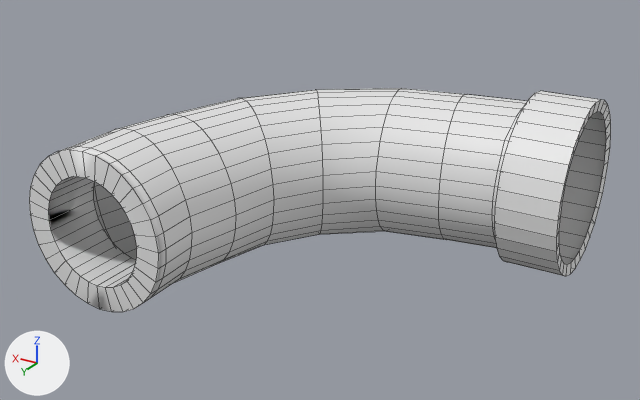
One commit to the Blender file fbx/obj_fix/pipe.blend: the scene before it, then after it.
Rendered twice from a 50 mm camera at (-0.363, 0.691, 0.319) aimed at (0.034, 0.028, -0.012). The lights are fixed; the arrows at lower left show +X, +Y and +Z. Mesh edges are drawn as thin lines. The same objects are shown in both versions, whatever each file hides.

Objects in the first picture: 'Lpipe'.
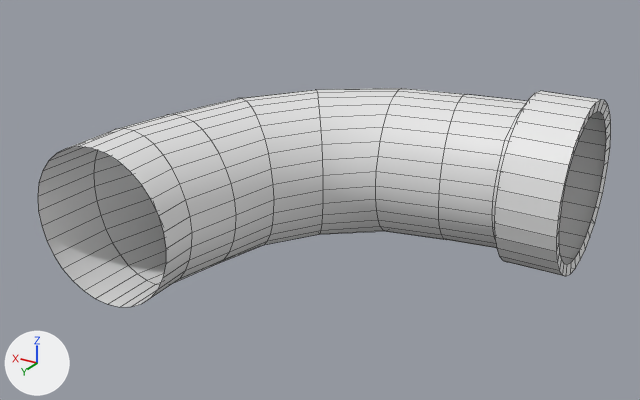
The edits, one by one:
me_실린더_005 is used by ob_lpipe; location (0.0, 0.0, 0.0); rotation (1.571, 0.0, 1.571), in degrees (90, 0, 90); scale (0.0731, 0.0731, 2.51).
me_실린더_005 had 544 vertices, 480 faces and spanned x -2.5..2.89, y -1.15..1.15, z -0.07..0.09.
me_실린더_005 now has 416 vertices, 352 faces and spans x -2.5..2.76, y -1.15..1.15, z -0.07..0.09.
Part 1, on me_실린더_005:
128 vertices are removed from x 2.15..2.89, y -1.0..1.0, z 0.03..0.09.
128 faces are deleted.

Boxes [x1, y1, x2, y2] around the edits, measured in the pictures (640 x 400 px):
'Lpipe', reshaped: before [29, 88, 611, 312]; after [38, 88, 611, 307]
part 1 of me_실린더_005, deleted: before [29, 146, 166, 312]
